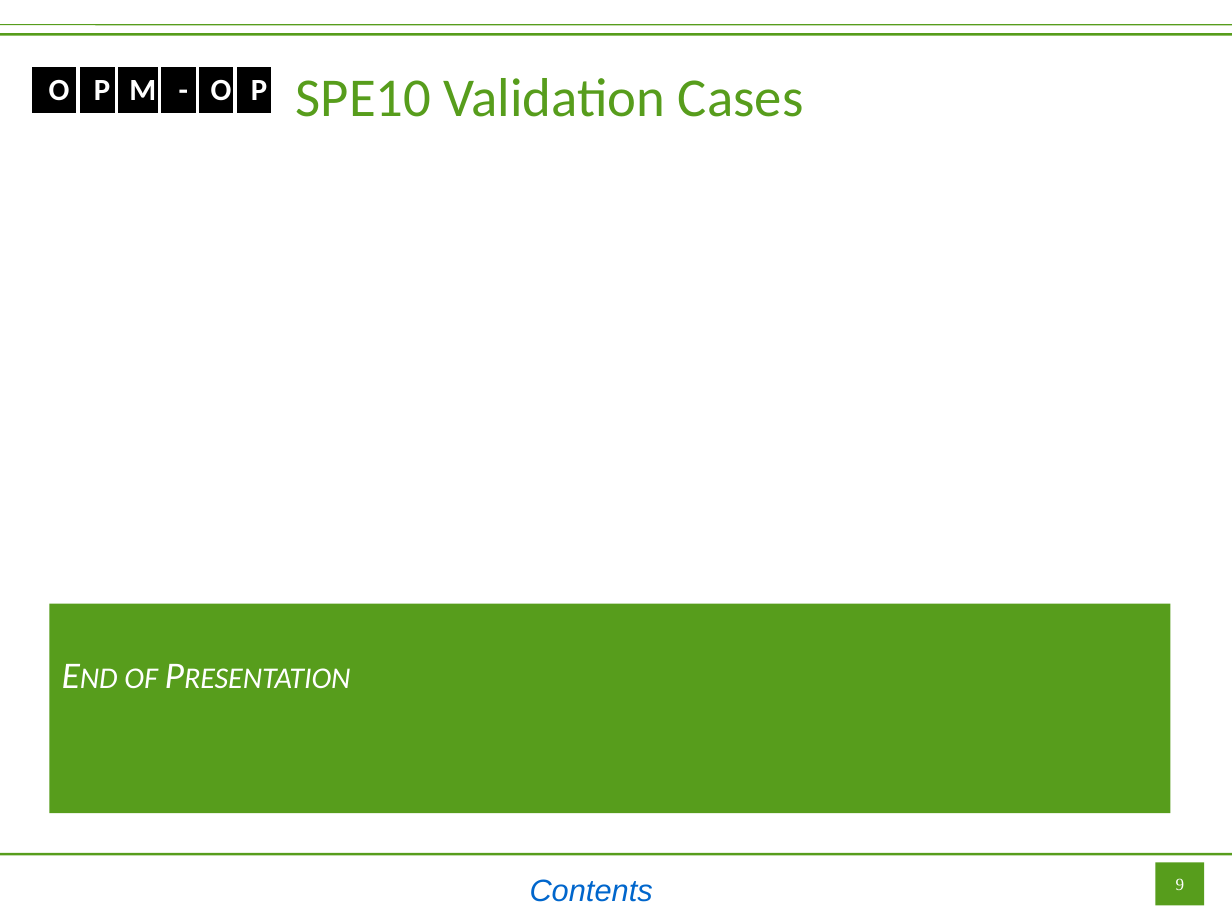
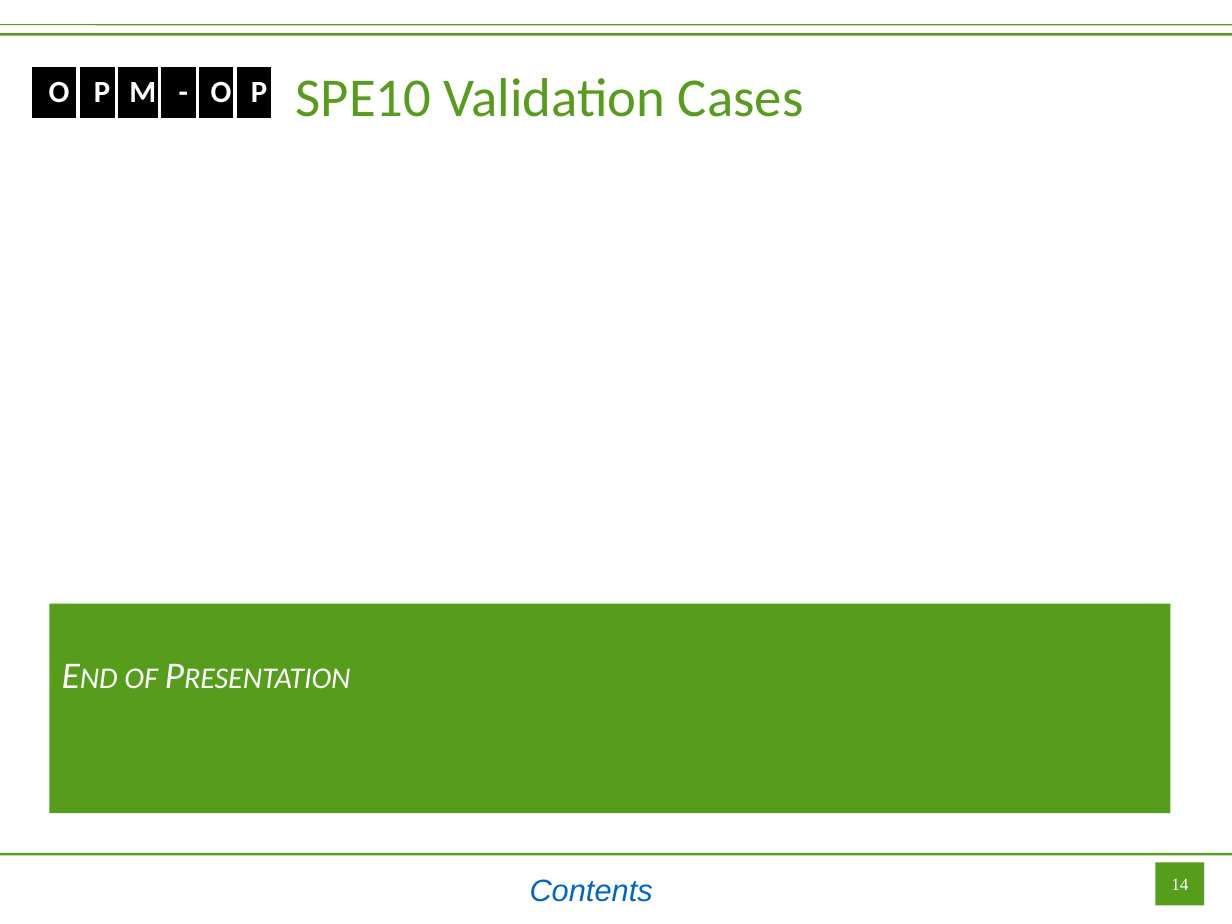
Before and after one commit to OPM/opm-tests, a slide deck: slide 14 of spe10/SPE10.odp (slide 9 before the commit). Drawn at 1232x924 pixels with LibreOffice and Linux fonts; fonts in the diff are those of the drawing. Boxes give left, top, right and bottom in pixels: in the first picture for what was removed or moved away, otherwise in the second. Text is boxed around its words. In the diff, an @@ line names an element or a change of style, - is before the commit and + after.

```diff
--- a/spe10/SPE10.odp
+++ b/spe10/SPE10.odp
@@ table: place and size @@
-table at bbox=[30, 65, 274, 115]
+table at bbox=[30, 65, 274, 120]
@@ page number at bbox=[1171, 879, 1188, 890]: text changed @@
-9
+14
```
Also in this commit, not shown: 7 other slides changed, 6 slides added, 1 slide removed, 1 other file.
